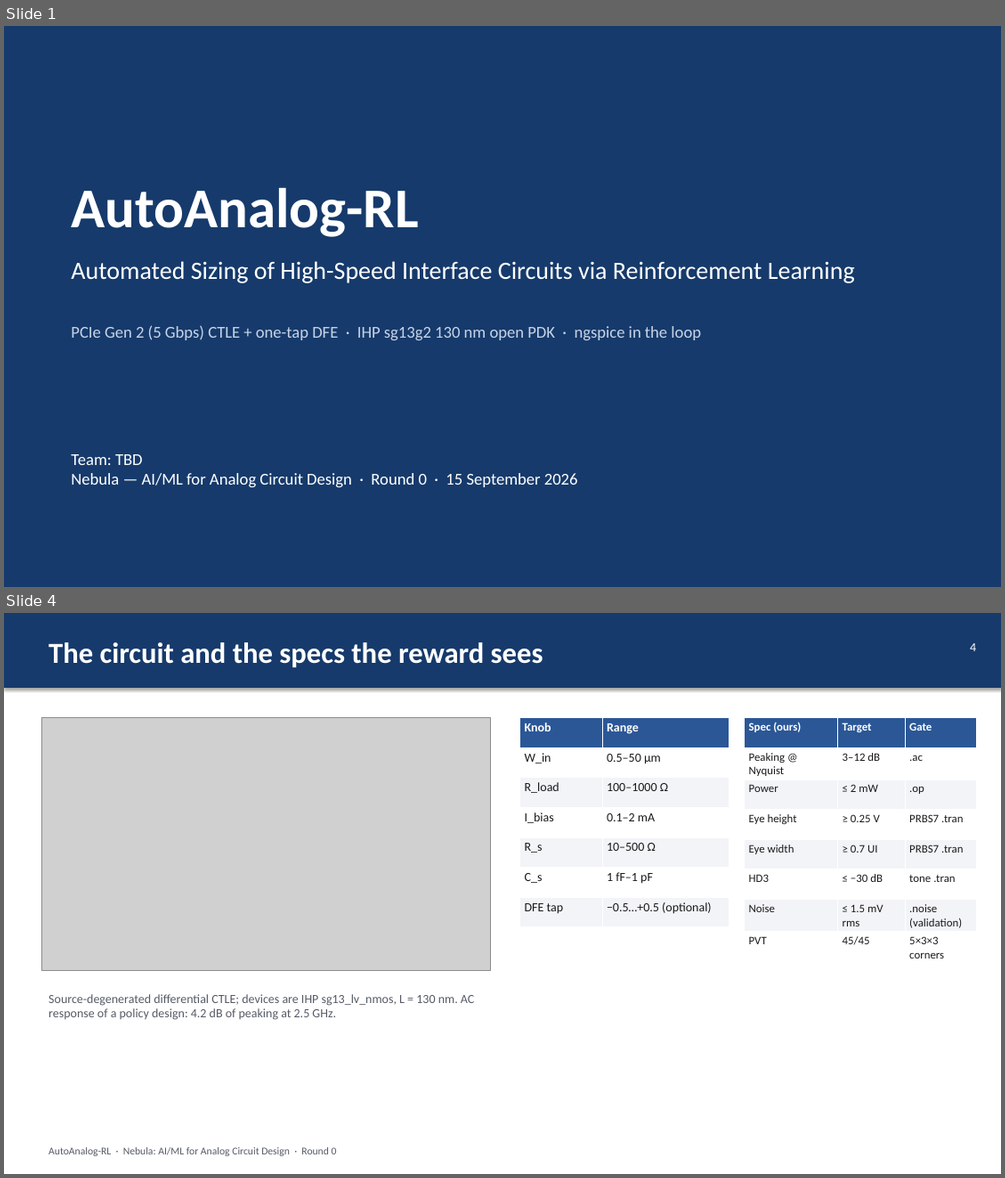
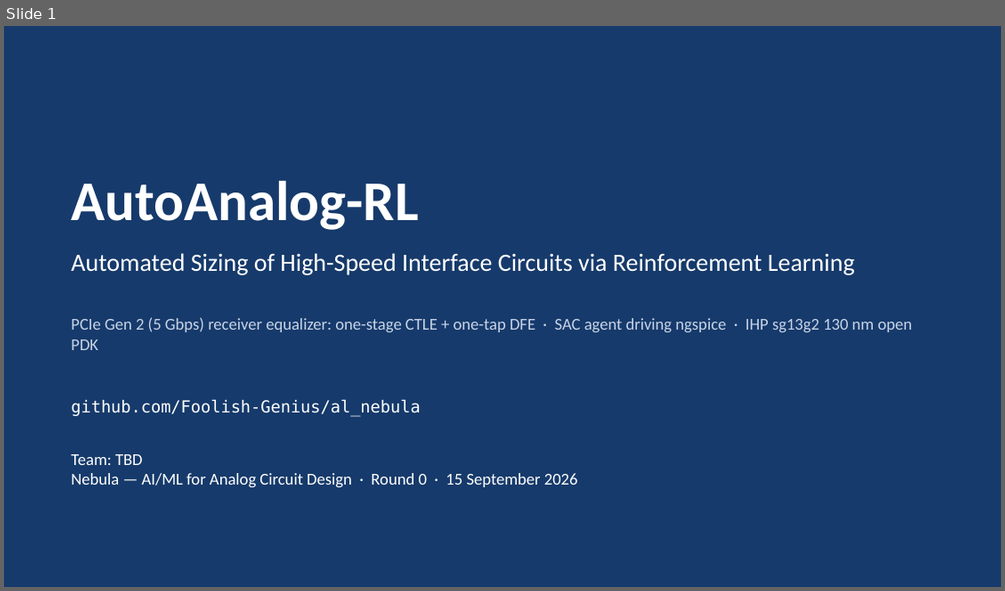
Before and after one commit to Foolish-Genius/al_nebula, a slide deck: docs/report/AutoAnalog-RL_deck.pptx. Shown one above the other, each under a label of ours: slides 1 and 4 before the commit, slide 1 after it; the slides between them are not shown. The pictures are 1005x1178 and 1005x591 pixels, drawn with LibreOffice and Linux fonts; fonts in the diff are those of the drawing; grey boxes stand for pictures. Boxes give left, top, right and bottom in pixels: in the first picture for what was removed or moved away, otherwise in the second. Text is boxed around its words. In the diff, an @@ line names an element or a change of style, - is before the commit and + after.

```diff
--- a/docs/report/AutoAnalog-RL_deck.pptx
+++ b/docs/report/AutoAnalog-RL_deck.pptx
@@ slide 4 removed at bbox=[4, 613, 1001, 1174], background #FFFFFF @@
@@ rectangle removed at bbox=[4, 613, 1001, 688] @@
@@ text removed at bbox=[48, 642, 543, 667] @@
-The circuit and the specs the reward sees
@@ text removed at bbox=[970, 643, 976, 651] @@
-4
@@ picture removed at bbox=[41, 718, 490, 971] @@
@@ table removed at bbox=[520, 718, 729, 927], 7 rows, 2 columns @@
-Knob | Range
-W_in | 0.5–50 µm
-R_load | 100–1000 Ω
-I_bias | 0.1–2 mA
-R_s | 10–500 Ω
-C_s | 1 fF–1 pF
-DFE tap | −0.5…+0.5 (optional)
@@ table removed at bbox=[744, 718, 976, 962], 8 rows, 3 columns @@
-Spec (ours) | Target | Gate
-Peaking @ Nyquist | 3–12 dB | .ac
-Power | ≤ 2 mW | .op
-Eye height | ≥ 0.25 V | PRBS7 .tran
-Eye width | ≥ 0.7 UI | PRBS7 .tran
-HD3 | ≤ −30 dB | tone .tran
-Noise | ≤ 1.5 mV rms | .noise (validation)
-PVT | 45/45 | 5×3×3 corners
@@ text removed at bbox=[48, 994, 474, 1020] @@
-Source-degenerated differential CTLE; devices are IHP sg13_lv_nmos, L = 130 nm. AC response of a policy design: 4.2 dB of peaking at 2.5 GHz.
@@ text removed at bbox=[48, 1147, 337, 1156] @@
-AutoAnalog-RL · Nebula: AI/ML for Analog Circuit Design · Round 0
@@ slide 1 changed as well @@
@@ text "AutoAnalog-RL": place and size @@
-text "AutoAnalog-RL" at bbox=[71, 187, 418, 237]
+text "AutoAnalog-RL" at bbox=[71, 180, 418, 230]
@@ text "Automated Sizing of High-Speed Interface ...": place and size @@
-text "Automated Sizing of High-Speed Interface ..." at bbox=[71, 261, 855, 283]
+text "Automated Sizing of High-Speed Interface ..." at bbox=[71, 253, 855, 275]
@@ text at bbox=[71, 317, 913, 350]: text changed @@
-PCIe Gen 2 (5 Gbps) CTLE + one-tap DFE · IHP sg13g2 130 nm open PDK · ngspice in the loop
+PCIe Gen 2 (5 Gbps) receiver equalizer: one-stage CTLE + one-tap DFE · SAC agent driving ngspice · IHP sg13g2 130 nm open PDK
@@ text added at bbox=[71, 399, 420, 417], 16 pt, text #FFFFFF @@
+github.com/Foolish-Genius/al_nebula
```
Also in this commit, not shown: 3 other slides changed, 8 slides added, 10 other slides removed, 2 other files.
